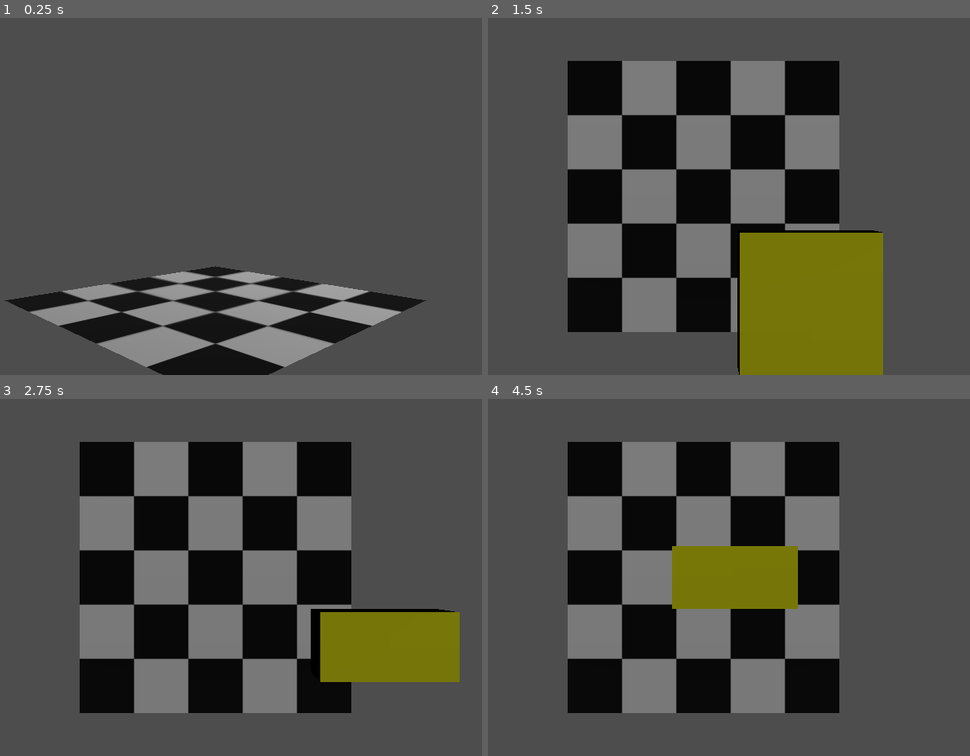
Above: before the commit, frames 1-4 (two rows, left to right).
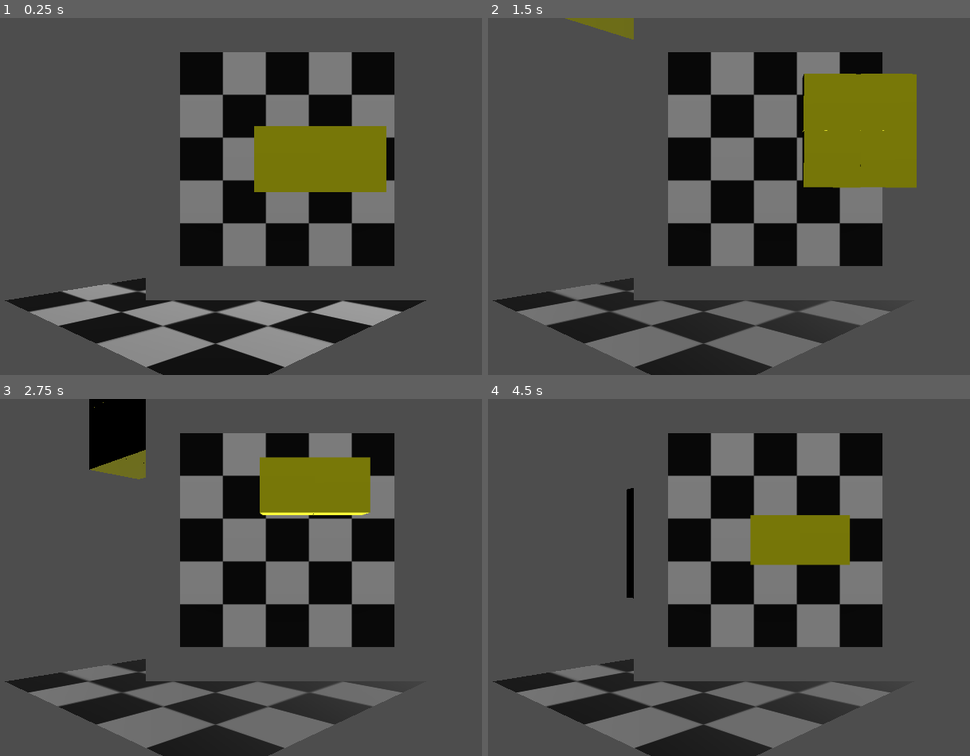
Above: after the commit, the same moments.

Repository: rdalton1124/3d-tetris
Game: Godot game, scene res://root.tscn
Same seed, same stepped clock (60 frames per second), same inputs: the game is played once before the commit and once after it.
Inputs:
- Up to frame 1 (0.25 s): no input
- Up to frame 2 (1.5 s): tap Enter at 0.5 s; hold D (move_right) 0.53-1.28 s; tap V (change_cam) at 0.6 s; hold S (move_backward) from 1.28 s (still down); tap I (rotate-x-ccw) at 1.35 s
- Up to frame 3 (2.75 s): release S (move_backward) at 2.03 s; hold D (move_right) from 2.03 s (still down); tap K (rotate-x-cw) at 2.1 s
- Up to frame 4 (4.5 s): release D (move_right) at 2.78 s; hold W (move_forward) 2.78-3.53 s; tap U (rotate-y-ccw) at 2.85 s; hold A (move_left) from 3.53 s (still down); tap O (rotate-y-cw) at 3.6 s; tap L (rotate-z-ccw) at 4.35 s

The runs differ from the first frame. In frame 1, 29% of the frame differs, in the area x 30-88%, y 9-80%; in frame 2, 52%, in the area x 0-89%, y 0-100%; in frame 3, 49%; in frame 4, 45%.

Commit message:
Changes.
- Added a "back camera" which is exactly opposite of the side camera
- V now switchs beteween the side camera and the back camera. The top camera is consisentyl shown on the top of the screen as a subviewport
- Controls are verversed when the sback camera is active, to prvent conrfusion.

Diff:
--- a/root.tscn
+++ b/root.tscn
@@ -14,8 +14,12 @@
 size = Vector3(2, 0.008, 2)
 
 [node name="root" type="Node3D"]
-transform = Transform3D(2, 0, 0, 0, 2, 0, 0, 0, 2, 0, -1.61784, 0)
+transform = Transform3D(2, 0, 0, 0, 2, 0, 0, 0, 2, 0, 0, 0)
 script = ExtResource("1_lr66d")
+
+[node name="side camera" type="Camera3D" parent="."]
+transform = Transform3D(0.353553, 0, 0.353553, 0, 0.5, 0, -0.353553, 0, 0.353553, 10.25, 3.5, 10.25)
+fov = 45.0
 
 [node name="well" type="Node3D" parent="."]
 transform = Transform3D(5, 0, 0, 0, 5, 0, 0, 0, 5, 0, 0, 0)
@@ -30,16 +34,12 @@
 transform = Transform3D(-1, 0, -1.50996e-07, 0, 1, 0, 1.50996e-07, 0, -1, 0, 0, 0)
 shape = SubResource("BoxShape3D_sjp8o")
 
-[node name="top camera" type="Camera3D" parent="."]
-transform = Transform3D(1, 0, 0, 0, -4.37114e-08, 1, 0, -1, -4.37114e-08, 0, 50, 0)
-fov = 15.0
-
-[node name="side camera" type="Camera3D" parent="."]
-transform = Transform3D(0.707107, 0, 0.707107, 0, 1, 0, -0.707107, 0, 0.707107, 10.25, 3.5, 10.25)
-fov = 45.0
-
 [node name="DirectionalLight3D" type="DirectionalLight3D" parent="."]
 transform = Transform3D(1, 0, 0, 0, 0.989091, 0.147309, 0, -0.147309, 0.989091, 0, 2.91746, -3.16631)
+sky_mode = 1
+
+[node name="DirectionalLight3D2" type="DirectionalLight3D" parent="."]
+transform = Transform3D(1, 0, 0, 0, 0.989016, -0.147809, 0, 0.147809, 0.989016, 0, 2.917, 3.166)
 sky_mode = 1
 
 [node name="Spawner" type="Node3D" parent="."]
@@ -58,3 +58,18 @@
 
 [node name="wall_top" parent="." instance=ExtResource("4_eejy0")]
 transform = Transform3D(1, 0, 0, 0, 1, 0, 0, 0, 1, 0, 10, -5)
+
+[node name="top viewport container" type="SubViewportContainer" parent="."]
+offset_left = 450.0
+offset_right = 962.0
+offset_bottom = 512.0
+
+[node name="top viewport" type="SubViewport" parent="top viewport container"]
+
+[node name="top camera" type="Camera3D" parent="top viewport container/top viewport"]
+transform = Transform3D(1, 0, 0, 0, -4.37114e-08, 1, 0, -1, -4.37114e-08, 0, 100, 0)
+fov = 15.0
+
+[node name="back_camera" type="Camera3D" parent="."]
+transform = Transform3D(-0.707107, 0, -0.707107, 0, 1, 0, 0.707107, 0, -0.707107, -10.25, 3.5, -10.25)
+fov = 45.0
--- a/scripts/root.gd
+++ b/scripts/root.gd
@@ -1,6 +1,6 @@
 extends Node3D
 #find the cameras
-@onready var cam1 = $"top camera"
+@onready var cam1 = $"back_camera"
 @onready var cam2 = $"side camera"
 @onready var spawn = $Spawner
 func _ready():
--- a/scripts/tetrimino3D.gd
+++ b/scripts/tetrimino3D.gd
@@ -1,6 +1,8 @@
 extends CharacterBody3D
-@onready var root = get_parent()
-@onready var spwner = $"../Spawner"
+@onready var root = get_parent().get_parent()
+@onready var cam = root.get_node("side camera")
+@onready var spawner = get_parent()
+
 # collision variables
 var collidingLeft
 var collidingRight
@@ -8,7 +10,6 @@
 var collidingBottom
 
 func _ready():
-	print("Tetrimino ready called")
 	collidingLeft = false
 	collidingRight = false
 	collidingTop = false
@@ -20,9 +21,10 @@
 		else:
 			velocity.y = -5
 	else:
+		printPos()
 		velocity.y = 0
 		snap()
-		root.spawn()
+		spawner.spawn()
 		set_physics_process(false)
 
 	if Input.is_action_just_pressed("rotate-x-cw"):
@@ -41,14 +43,29 @@
 		self.rotate_z(PI / 2)
 
 	if Input.is_action_just_pressed("move_forward") and not collidingTop:
-		self.position.z -= 2
+		if cam.is_current():
+			self.position.z -= 2
+		else:
+			self.position.z += 2
+		printPos()
 	elif Input.is_action_just_pressed("move_backward") and not collidingBottom:
-		self.position.z += 2
-
+		if cam.is_current():
+			self.position.z += 2
+		else:
+			self.position.z -= 2
+		printPos()
 	if Input.is_action_just_pressed("move_left") and not collidingLeft:
-		self.position.x -= 2
+		if cam.is_current():
+			self.position.x -= 2
+		else:
+				self.position.x += 2
+		printPos()
 	elif Input.is_action_just_pressed("move_right") and not collidingRight:
-		self.position.x += 2
+		if cam.is_current():
+			self.position.x += 2
+		else:
+			self.position.x -= 2
+		printPos()
 
 	move_and_slide()
 	snap()
@@ -80,3 +97,13 @@
 
 	if not z % 2 == 0:
 		position.z -= z % 2
+func finalSnap():
+	snap()
+	var y = int(position.y)
+	if not y % 2 == 0:
+		position.y -= y % 2
+
+func printPos():
+	print("x = " +  str(position.x))
+	print("y = " + str(global_position.y))
+	print("z = " + str(position.z))
